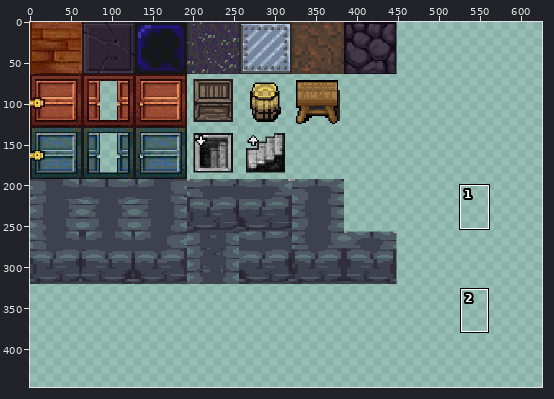
Edited in one commit: sprite sheet (assets/texture/tileset/tileset.png). The picture above shows the old version from afar; the outline marks the close-up.
Close-up. Old version:
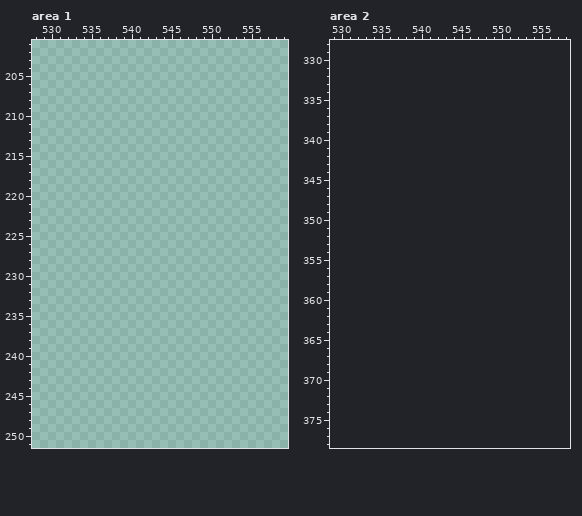
The file is 1280x640 pixels, drawn in blocks of 2x2; one block is one cell here. Shown: area 1: x 528..559, y 201..251; area 2: x 529..558, y 328..378. The old version is drawn lined up with the new one, on the new canvas. The wide view leaves out empty margins. The commit also changed other parts of the picture, which this record leaves out.
The result:
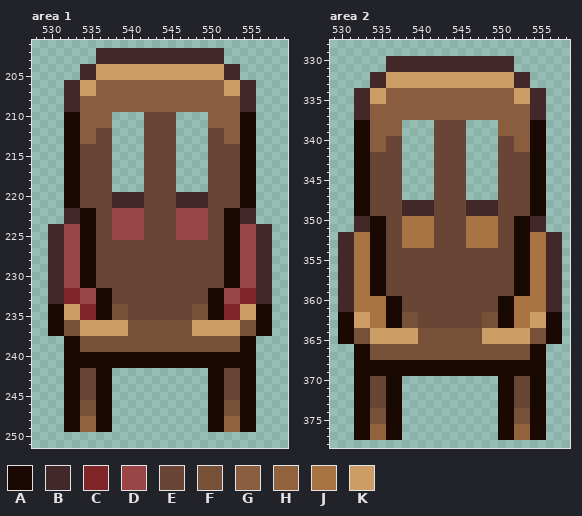
Palette (. is transparent): A #1a0903  B #422828  C #802528  D #994545  E #684535  F #775038  G #895d3d  H #91633d  J #a87443  K #cc9e66
Edits made:
canvas 640x320 -> 640x640
Changed rows in their new state; - is an unchanged pixel.
Area 1:
first column x 530:
202 ------BBBBBBBBBBBBBBBB------
203 ------BBBBBBBBBBBBBBBB------
204 ----BBKKKKKKKKKKKKKKKKBB----
205 ----BBKKKKKKKKKKKKKKKKBB----
206 --BBKKGGGGGGGGGGGGGGGGKKBB--
207 --BBKKGGGGGGGGGGGGGGGGKKBB--
208 --BBGGGGGGGGGGGGGGGGGGGGBB--
209 --BBGGGGGGGGGGGGGGGGGGGGBB--
210 --AAGGGG----EEEE----GGGGAA--
211 --AAGGGG----EEEE----GGGGAA--
212 --AAGGEE----EEEE----EEGGAA--
213 --AAGGEE----EEEE----EEGGAA--
214 --AAEEEE----EEEE----EEEEAA--
215 --AAEEEE----EEEE----EEEEAA--
216 --AAEEEE----EEEE----EEEEAA--
217 --AAEEEE----EEEE----EEEEAA--
218 --AAEEEE----EEEE----EEEEAA--
219 --AAEEEE----EEEE----EEEEAA--
220 --AAEEEEBBBBEEEEBBBBEEEEAA--
221 --AAEEEEBBBBEEEEBBBBEEEEAA--
222 --BBAAEEDDDDEEEEDDDDEEAABB--
223 --BBAAEEDDDDEEEEDDDDEEAABB--
224 BBDDAAEEDDDDEEEEDDDDEEAADDBB
225 BBDDAAEEDDDDEEEEDDDDEEAADDBB
226 BBDDAAEEEEEEEEEEEEEEEEAADDBB
227 BBDDAAEEEEEEEEEEEEEEEEAADDBB
228 BBDDAAEEEEEEEEEEEEEEEEAADDBB
229 BBDDAAEEEEEEEEEEEEEEEEAADDBB
230 BBDDAAEEEEEEEEEEEEEEEEAADDBB
231 BBDDAAEEEEEEEEEEEEEEEEAADDBB
232 BBCCDDAAEEEEEEEEEEEEAADDCCBB
233 BBCCDDAAEEEEEEEEEEEEAADDCCBB
234 AAKKCCAAFFEEEEEEEEFFAACCKKAA
235 AAKKCCAAFFEEEEEEEEFFAACCKKAA
236 AAFFKKKKKKFFFFFFFFKKKKKKFFAA
237 AAFFKKKKKKFFFFFFFFKKKKKKFFAA
238 --AAFFFFFFFFFFFFFFFFFFFFAA--
239 --AAFFFFFFFFFFFFFFFFFFFFAA--
240 --AAAAAAAAAAAAAAAAAAAAAAAA--
241 --AAAAAAAAAAAAAAAAAAAAAAAA--
242 --AAEEAA------------AAEEAA--
243 --AAEEAA------------AAEEAA--
244 --AAEEAA------------AAEEAA--
245 --AAEEAA------------AAEEAA--
246 --AAFFAA------------AAFFAA--
247 --AAFFAA------------AAFFAA--
248 --AAHHAA------------AAHHAA--
249 --AAHHAA------------AAHHAA--
Area 2:
first column x 530:
330 ------BBBBBBBBBBBBBBBB------
331 ------BBBBBBBBBBBBBBBB------
332 ----BBKKKKKKKKKKKKKKKKBB----
333 ----BBKKKKKKKKKKKKKKKKBB----
334 --BBKKGGGGGGGGGGGGGGGGKKBB--
335 --BBKKGGGGGGGGGGGGGGGGKKBB--
336 --BBGGGGGGGGGGGGGGGGGGGGBB--
337 --BBGGGGGGGGGGGGGGGGGGGGBB--
338 --AAGGGG----EEEE----GGGGAA--
339 --AAGGGG----EEEE----GGGGAA--
340 --AAGGEE----EEEE----EEGGAA--
341 --AAGGEE----EEEE----EEGGAA--
342 --AAEEEE----EEEE----EEEEAA--
343 --AAEEEE----EEEE----EEEEAA--
344 --AAEEEE----EEEE----EEEEAA--
345 --AAEEEE----EEEE----EEEEAA--
346 --AAEEEE----EEEE----EEEEAA--
347 --AAEEEE----EEEE----EEEEAA--
348 --AAEEEEBBBBEEEEBBBBEEEEAA--
349 --AAEEEEBBBBEEEEBBBBEEEEAA--
350 --BBAAEEJJJJEEEEJJJJEEAABB--
351 --BBAAEEJJJJEEEEJJJJEEAABB--
352 BBJJAAEEJJJJEEEEJJJJEEAAJJBB
353 BBJJAAEEJJJJEEEEJJJJEEAAJJBB
354 BBJJAAEEEEEEEEEEEEEEEEAAJJBB
355 BBJJAAEEEEEEEEEEEEEEEEAAJJBB
356 BBJJAAEEEEEEEEEEEEEEEEAAJJBB
357 BBJJAAEEEEEEEEEEEEEEEEAAJJBB
358 BBJJAAEEEEEEEEEEEEEEEEAAJJBB
359 BBJJAAEEEEEEEEEEEEEEEEAAJJBB
360 BBJJJJAAEEEEEEEEEEEEAAJJJJBB
361 BBJJJJAAEEEEEEEEEEEEAAJJJJBB
362 AAKKJJAAFFEEEEEEEEFFAAJJKKAA
363 AAKKJJAAFFEEEEEEEEFFAAJJKKAA
364 AAFFKKKKKKFFFFFFFFKKKKKKFFAA
365 AAFFKKKKKKFFFFFFFFKKKKKKFFAA
366 --AAFFFFFFFFFFFFFFFFFFFFAA--
367 --AAFFFFFFFFFFFFFFFFFFFFAA--
368 --AAAAAAAAAAAAAAAAAAAAAAAA--
369 --AAAAAAAAAAAAAAAAAAAAAAAA--
370 --AAEEAA------------AAEEAA--
371 --AAEEAA------------AAEEAA--
372 --AAEEAA------------AAEEAA--
373 --AAEEAA------------AAEEAA--
374 --AAFFAA------------AAFFAA--
375 --AAFFAA------------AAFFAA--
376 --AAHHAA------------AAHHAA--
377 --AAHHAA------------AAHHAA--
